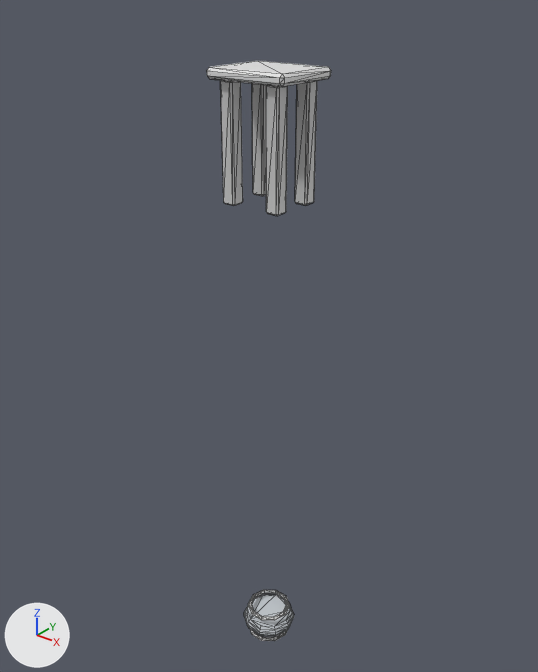
A saved change to the glTF model assets/models/furniture/wash_stand.glb.
Rendered twice from a 50 mm lens placed at (3.0, -3.75, 1.36), pointed at (-0.1, 0.13, -1.05). Arrows for +X, +Y and +Z are at lower left; the lights stay in place. The older version comes first. Mesh edges are drawn as thin lines. Vertices at exactly the same position are counted once.

The first picture shows 'barrel.002'.
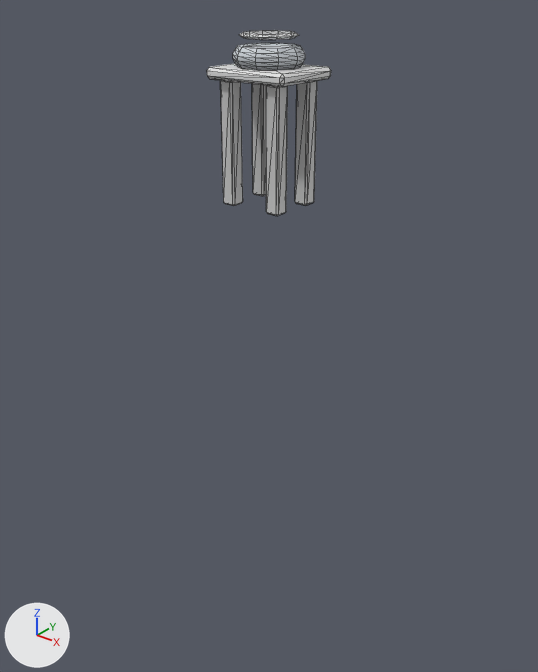
Commit message: Tønnene står der de skal: kit.barrel brukte z som løkkevariabel

Edits to the bpy script that builds the scene:
```text
Change me_barrel_024:
    used by ob_barrel_002; location = (0.0, 0.0, 0.0)
    remove me_barrel_024.from_pydata(...)  # 240 vertices, 456 faces; spans x -0.3..0.3, y -0.25..0.25, z -3.81..0.85
    add me_barrel_024.from_pydata(...)  # 240 vertices, 456 faces; spans x -0.3..0.3, y -0.25..0.25, z 0.0..1.05
    me_barrel_024 part 1: the loose piece of 60 vertices spanning x -0.22..0.22, y -0.21..0.21, z -3.73..-3.61 is moved by (0.0, 0.0, 4.58)
    me_barrel_024 part 2: the loose piece of 30 vertices spanning x -0.18..0.18, y -0.17..0.17, z -3.81..-3.77 is moved by (0.0, 0.0, 4.58)
    me_barrel_024 part 3: the loose piece of 30 vertices spanning x -0.18..0.18, y -0.17..0.17, z -3.57..-3.53 is moved by (0.0, 0.0, 4.58)
    me_barrel_024 part 4: 208 kept faces spanning x -0.22..0.22, y -0.21..0.21, z 0.77..1.05 get new vertex colours; the middle colour goes from light grey #cfcfcf to light grey #c1c1c1
```

What differs and where, as boxes (x1, y1, x2, y2) in the pictures (538 x 672 px; the box of a moved part takes in the faces that stretch with it):
'barrel.002', reshaped (68% shorter)
    before: (207, 61, 331, 641)
    after: (207, 30, 331, 216)
part 1 of me_barrel_024, moved or reshaped
    before: (244, 594, 294, 637)
    after: (233, 43, 305, 70)
part 2 of me_barrel_024, moved or reshaped (not visible afterwards)
    before: (250, 629, 287, 641)
part 3 of me_barrel_024, moved or reshaped
    before: (248, 590, 290, 621)
    after: (239, 30, 299, 40)
part 4 of me_barrel_024, recoloured
    before: (244, 590, 294, 641)
    after: (233, 30, 305, 70)
